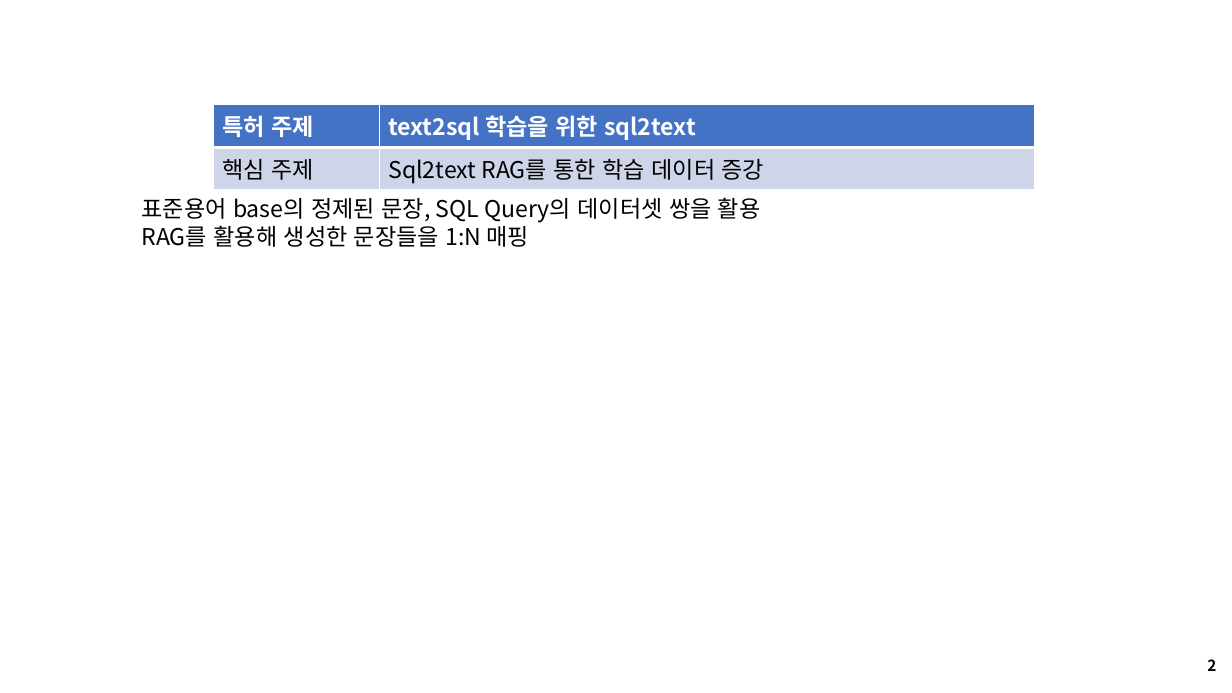
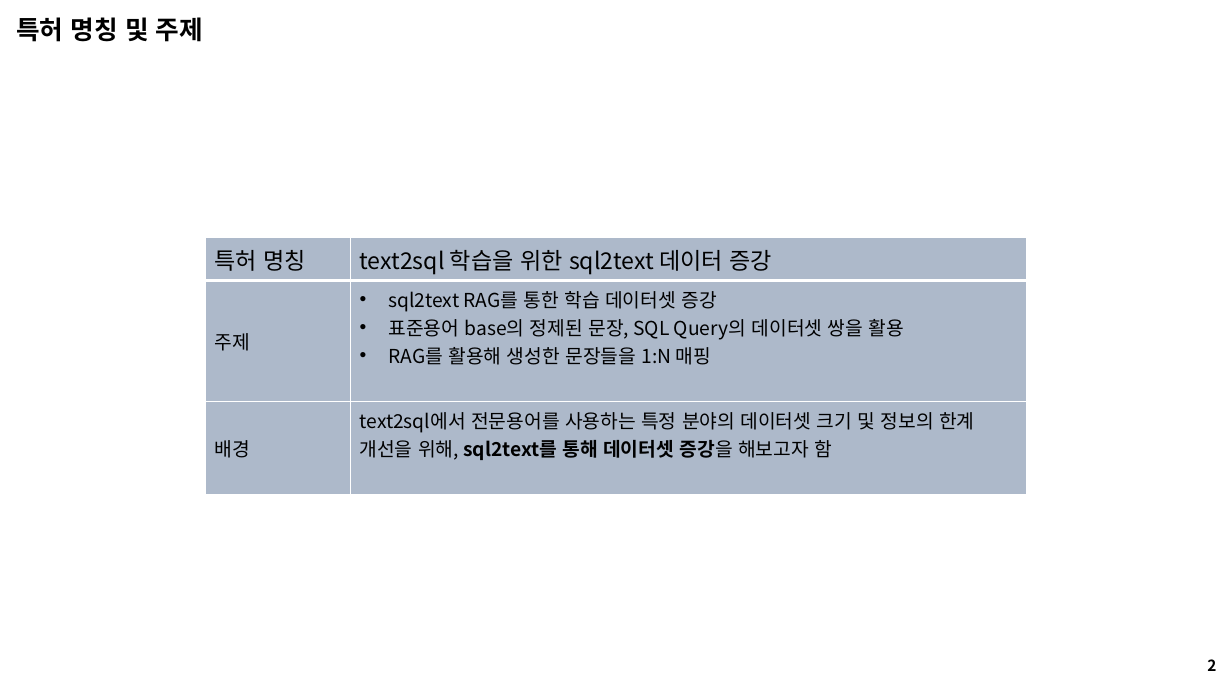
Before and after one commit to seungdeng/DELab, a slide deck: slide 2 of PPT/DSLab_이승건_특허.pptx. Drawn at 1232x693 pixels with LibreOffice and Linux fonts; fonts in the diff are those of the drawing. Boxes give left, top, right and bottom in pixels: in the first picture for what was removed or moved away, otherwise in the second. Text is boxed around its words. In the diff, an @@ line names an element or a change of style, - is before the commit and + after.

```diff
--- a/PPT/DSLab_이승건_특허.pptx
+++ b/PPT/DSLab_이승건_특허.pptx
@@ text added at (16, 17, 203, 42), 20 pt, text #000000, bold @@
+특허 명칭 및 주제
@@ text removed at (142, 197, 761, 247) @@
-표준용어 base의 정제된 문장, SQL Query의 데이터셋 쌍을 활용
-RAG를 활용해 생성한 문장들을 1:N 매핑
@@ table at (205, 238, 1027, 464) @@
-row 1: 특허 주제 | text2sql 학습을 위한 sql2text
-row 2: 핵심 주제 | Sql2text RAG를 통한 학습 데이터 증강
+row 1: 특허 명칭 | text2sql 학습을 위한 sql2text 데이터 증강
+row 2: 주제 | sql2text RAG를 통한 학습 데이터셋 증강 / 표준용어 base의 정제된 문장, SQL Query의 데이터셋 쌍을 활용 / RAG를 활용해 생성한 문장들을 1:N 매핑
+row 3: 배경 | text2sql에서 전문용어를 사용하는 특정 분야의 데이터셋 크기 및 정보의 한계 개선을 위해, sql2text를 통해 데이터셋 증강을 해보고자 함
@@ table: place and size @@
-table at (213, 104, 1035, 188)
+table at (205, 238, 1027, 464)
```
Also in this commit, not shown: 4 other slides changed, 1 slide removed.
